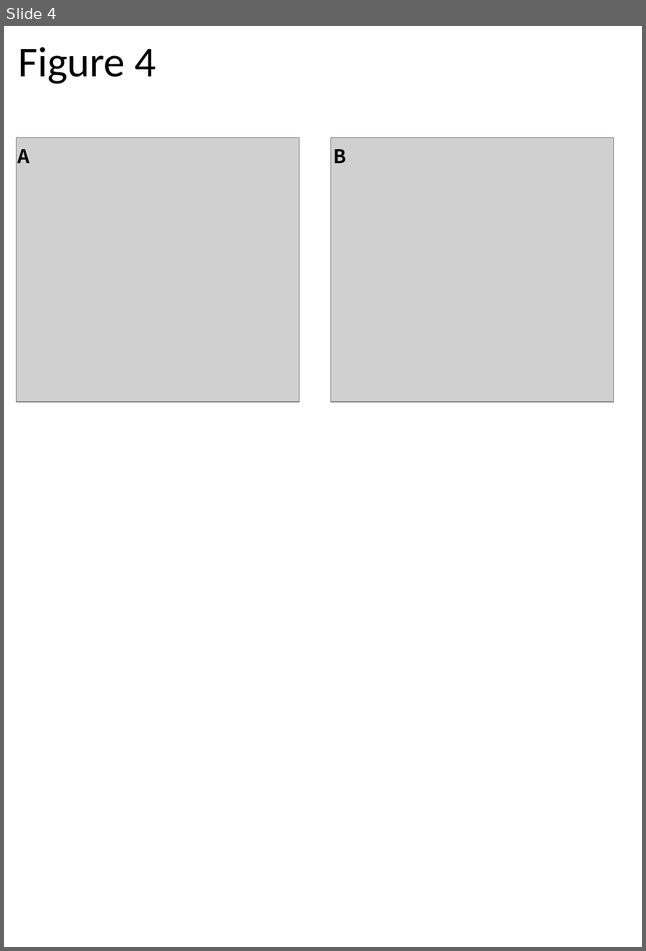
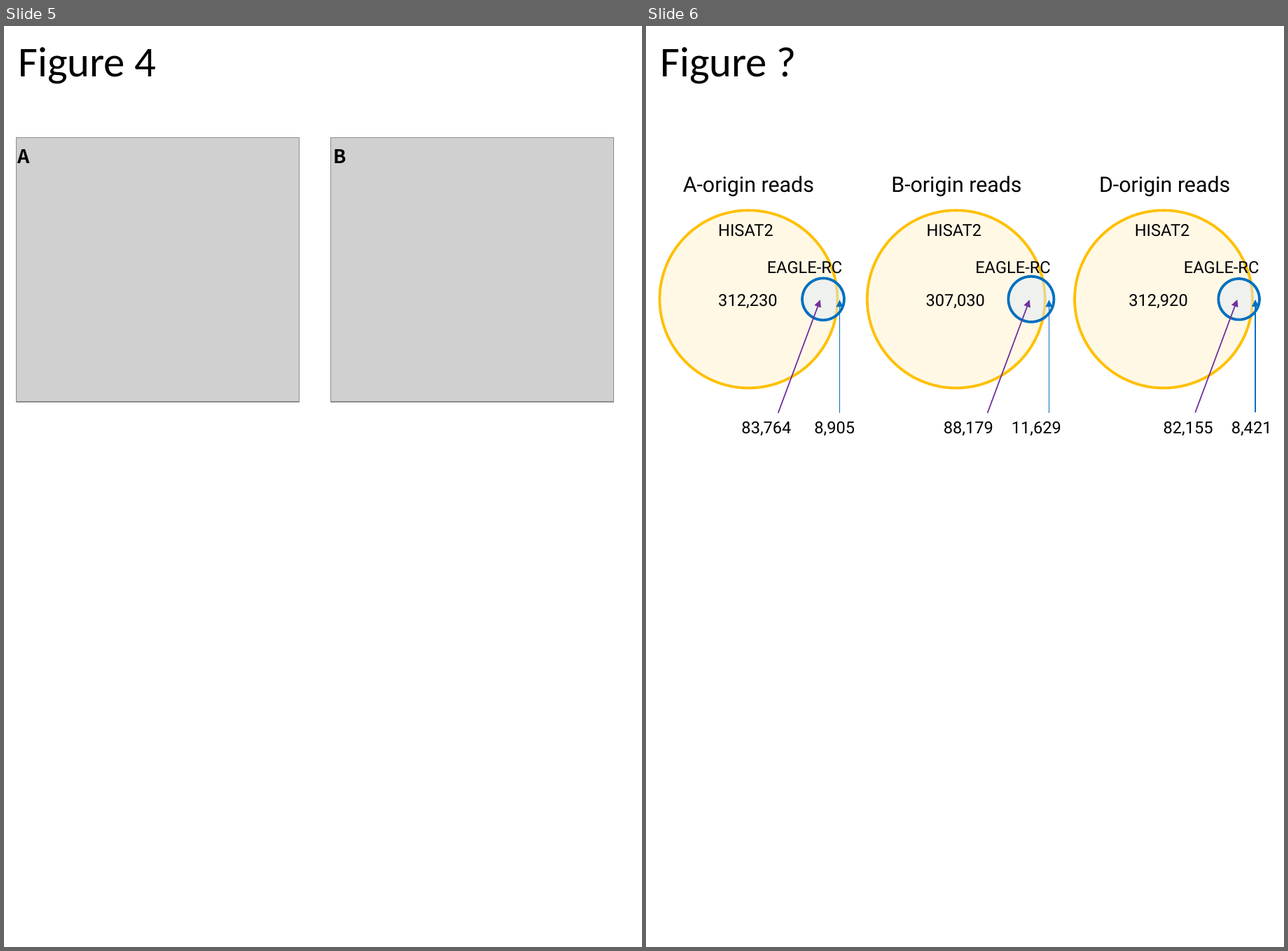
Before and after one commit to jsun/suppl, a slide deck: files/figures.pptx. Shown side by side, each under a label of ours: slide 4 before the commit, slides 5 and 6 after it. The pictures are 646x951 and 1288x951 pixels, drawn with LibreOffice and Linux fonts; fonts in the diff are those of the drawing; grey boxes stand for pictures. Boxes give left, top, right and bottom in pixels: in the first picture for what was removed or moved away, otherwise in the second. Text is boxed around its words. In the diff, an @@ line names an element or a change of style, - is before the commit and + after.

Commit message:
clean up, and calculate the overlap between HISAT2 and EAGLERC mapping results.

```diff
--- a/files/figures.pptx
+++ b/files/figures.pptx
@@ slide 6 added at box(646, 26, 1284, 947), background #FFFFFF @@
@@ text added at box(660, 47, 767, 84), 36 pt, text #000000 @@
+Figure ?
@@ text added at box(683, 176, 814, 197), 18 pt, text #000000 @@
+A-origin reads
@@ text added at box(891, 176, 1021, 197), 18 pt, text #000000 @@
+B-origin reads
@@ text added at box(1099, 176, 1230, 197), 18 pt, text #000000 @@
+D-origin reads
@@ ellipse added at box(659, 211, 837, 388), fill #FFF2CC at 50% opacity, outline #FFC000 2.25 pt @@
@@ ellipse added at box(867, 211, 1045, 388), fill #FFF2CC at 50% opacity, outline #FFC000 2.25 pt @@
@@ ellipse added at box(1074, 211, 1252, 388), fill #FFF2CC at 50% opacity, outline #FFC000 2.25 pt @@
@@ text added at box(718, 224, 773, 237), 14 pt, text #000000 @@
+HISAT2
@@ text added at box(927, 224, 982, 237), 14 pt, text #000000 @@
+HISAT2
@@ text added at box(1135, 224, 1190, 237), 14 pt, text #000000 @@
+HISAT2
@@ text added at box(767, 258, 842, 277), 14 pt, text #000000 @@
+EAGLE-RC
@@ text added at box(975, 258, 1050, 277), 14 pt, text #000000 @@
+EAGLE-RC
@@ ellipse added at box(1008, 277, 1054, 323), fill #DEEBF7 at 50% opacity, outline #0070C0 2.25 pt @@
@@ text added at box(1184, 258, 1258, 277), 14 pt, text #000000 @@
+EAGLE-RC
@@ text added at box(718, 294, 777, 308), 14 pt, text #000000 @@
+312,230
@@ ellipse added at box(802, 279, 844, 320), fill #DEEBF7 at 50% opacity, outline #0070C0 2.25 pt @@
@@ text added at box(926, 294, 985, 308), 14 pt, text #000000 @@
+307,030
@@ text added at box(1128, 294, 1187, 308), 14 pt, text #000000 @@
+312,920
@@ ellipse added at box(1218, 279, 1259, 319), fill #DEEBF7 at 50% opacity, outline #0070C0 2.25 pt @@
@@ arrow added from (778, 413) to (820, 300), #7030A0 1 pt @@
@@ arrow added from (840, 413) to (840, 300), #0070C0 1 pt @@
@@ arrow added from (987, 413) to (1030, 300), #7030A0 1 pt @@
@@ arrow added from (1049, 413) to (1049, 300), #0070C0 1 pt @@
@@ arrow added from (1196, 413) to (1237, 300), #7030A0 1 pt @@
@@ arrow added from (1255, 413) to (1255, 300), #0070C0 1 pt @@
@@ text added at box(741, 422, 791, 436), 14 pt, text #000000 @@
+83,764
@@ text added at box(814, 422, 855, 436), 14 pt, text #000000 @@
+8,905
@@ text added at box(944, 422, 993, 436), 14 pt, text #000000 @@
+88,179
@@ text added at box(1011, 422, 1061, 436), 14 pt, text #000000 @@
+11,629
@@ text added at box(1163, 422, 1213, 436), 14 pt, text #000000 @@
+82,155
@@ text added at box(1231, 422, 1272, 436), 14 pt, text #000000 @@
+8,421
@@ what was slide 4 is now slide 5 @@
```
Also in this commit, not shown: 1 slide changed, 1 other slide added, 10 other files.
